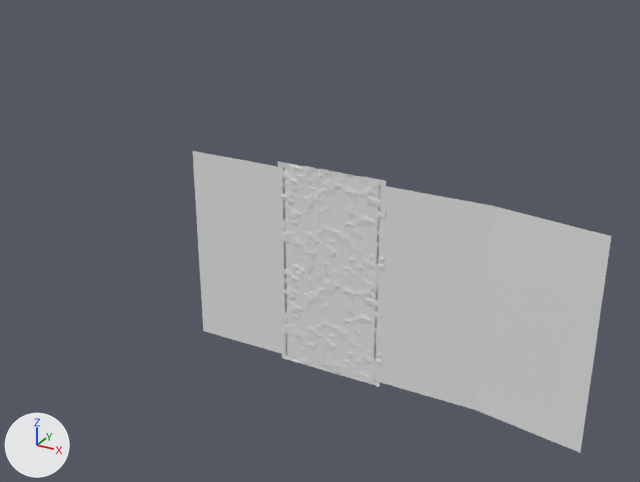
Two versions of the OBJ model ros2_ws/src/peter_robot/models/map/meshes/mapa_gazebo.obj, one commit apart.
One viewpoint serves both versions: a 50 mm camera at (9.1, -13.29, 6.33) aimed at (1.92, -0.24, -0.2). The lights are fixed; the arrows at lower left show +X, +Y and +Z. The first picture is the older version. Where no turn or scale is listed for an object, it has been applied to the vertices.

Names of what the first picture shows: 'Inclinado1', 'Inclinado2', 'Plano.001', 'Plano.002', 'Plano.003', 'Plano.004', 'Plano.010', 'Plano.016', 'Rugoso1', 'Rugoso2'.
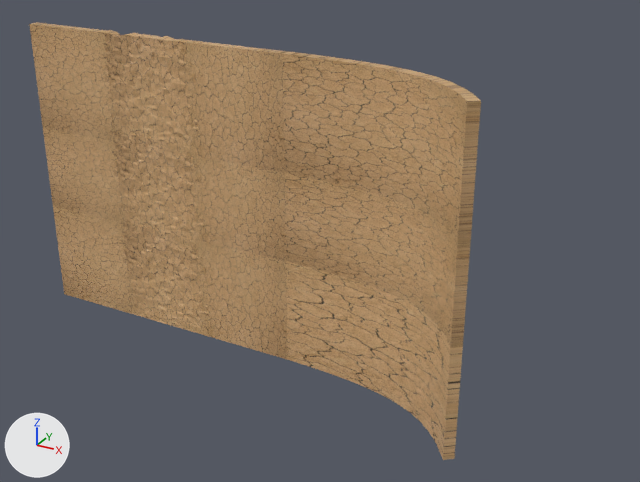
Edits to the bpy script that builds the scene:
```text
Change me_plano_001:
    verts and faces of me_plano_001; kept vertices keep their numbers, new ones are numbered from 4
    remove me_plano_001.from_pydata(...)  # 4 vertices, 1 face; spans x -1.04..1.04, y 0.0, z -1.0..1.0
    add me_plano_001.from_pydata(...)  # 8 vertices, 6 faces; spans x -1.04..1.04, y 0.0..0.2, z -0.9..0.9
    me_plano_001 part 1
    add delete_vertices([*range(0, 4)])  # with the faces that use them
    add verts[4] = (-1.04, 0.0, -0.9)  # pixel (197, 240)
    add verts[5] = (-1.04, 0.0, 0.9)  # pixel (192, 155)
    add verts[6] = (-1.04, 0.2, -0.9)
    add verts[7] = (-1.04, 0.2, 0.9)
    add for new, old in zip([*range(8, 12)], [*range(4, 8)]): verts[new] = verts[old] + (2.08, 0.0, 0.0)
    add faces += [(4, 8, 9, 5), (6, 7, 11, 10), (4, 5, 7, 6), (4, 6, 10, 8), (8, 10, 11, 9), (5, 9, 11, 7)]
    add me_plano_001.materials.append(mat_material_007)  # picture img_texture_png
Change me_plano_003:
    verts and faces of me_plano_003; kept vertices keep their numbers, new ones are numbered from 4
    remove me_plano_003.from_pydata(...)  # 4 vertices, 1 face; spans x -1.04..1.04, y 0.0, z -3.0..-1.0
    add me_plano_003.from_pydata(...)  # 8 vertices, 6 faces; spans x -1.04..1.04, y 0.0..0.2, z -3.1..-0.9
    me_plano_003 part 2
    add delete_vertices([*range(0, 4)])  # with the faces that use them
    add verts[4] = (-1.04, 0.0, -3.1)  # pixel (203, 335)
    add verts[5] = (-1.04, 0.0, -0.9)  # pixel (197, 240)
    add verts[6] = (-1.04, 0.2, -3.1)
    add verts[7] = (-1.04, 0.2, -0.9)
    add for new, old in zip([*range(8, 12)], [*range(4, 8)]): verts[new] = verts[old] + (2.08, 0.0, 0.0)
    add faces += [(4, 8, 9, 5), (6, 7, 11, 10), (4, 5, 7, 6), (4, 6, 10, 8), (8, 10, 11, 9), (5, 9, 11, 7)]
    add me_plano_003.materials.append(mat_material_008)  # picture img_texture_png
Change me_rugoso1:
    remove me_rugoso1.from_pydata(...)  # 1089 vertices, 1024 faces; spans x 0.88..3.12, y -0.03..0.03, z -3.11..-0.88
    add me_rugoso1.from_pydata(...)  # 2178 vertices, 2176 faces; spans x -3.16..-0.85, y -0.03..0.22, z -3.16..-0.87
    me_rugoso1 part 3: 2178 vertices added at x -3.16..-0.85, y -0.03..0.22, z -3.16..-0.87
    me_rugoso1 part 4: 1089 vertices removed from x 0.88..3.12, y -0.03..0.03, z -3.11..-0.88
    add me_rugoso1.materials.append(mat_home_alejo_mapa_gazebo_mtl)  # picture img_texture_png
Change me_rugoso2:
    remove me_rugoso2.from_pydata(...)  # 1089 vertices, 1024 faces; spans x 0.88..3.12, y -0.03..0.03, z -1.11..1.12
    add me_rugoso2.from_pydata(...)  # 2178 vertices, 2176 faces; spans x -3.16..-0.85, y -0.03..0.22, z -1.16..1.13
    me_rugoso2 part 5: 2178 vertices added at x -3.16..-0.85, y -0.03..0.22, z -1.16..1.13
    me_rugoso2 part 6: 1089 vertices removed from x 0.88..3.12, y -0.03..0.03, z -1.11..1.12
    add me_rugoso2.materials.append(mat_material_001)  # picture img_texture_png
Remove ob_inclinado1:
    ob_inclinado1 = bpy.data.objects.new('Inclinado1', me_inclinado1)
Remove ob_inclinado2:
    ob_inclinado2 = bpy.data.objects.new('Inclinado2', me_inclinado2)
Remove ob_plano_002:
    ob_plano_002 = bpy.data.objects.new('Plano.002', me_plano_002)
Remove ob_plano_004:
    ob_plano_004 = bpy.data.objects.new('Plano.004', me_plano_004)
Remove ob_plano_010:
    ob_plano_010 = bpy.data.objects.new('Plano.010', me_plano_010)
Remove ob_plano_016:
    ob_plano_016 = bpy.data.objects.new('Plano.016', me_plano_016)
Add ob_rugoso2_001:
    ob_rugoso2_001 = bpy.data.objects.new('Rugoso2.001', me_rugoso2_001)  # 2178 vertices, 2176 faces; spans x -3.16..-0.85, y -0.03..0.22, z 0.84..3.13; in mat_material_005 (picture img_texture_png)
    ob_rugoso2_001.location = (0.0, 0.0, 0.0)
Add ob_planorugoso3:
    ob_planorugoso3 = bpy.data.objects.new('PlanoRugoso3', me_planorugoso3)  # a box spanning x -5.0..-3.0, y 0.0..0.21, z 0.9..3.1; in mat_material_002 (picture img_texture_png)
    ob_planorugoso3.location = (0.0, 0.0, 0.0)
Add ob_planorugoso2:
    ob_planorugoso2 = bpy.data.objects.new('PlanoRugoso2', me_planorugoso2)  # a box spanning x -5.0..-3.0, y 0.0..0.21, z -0.9..0.9; in mat_material_003 (picture img_texture_png)
    ob_planorugoso2.location = (0.0, 0.0, 0.0)
Add ob_planorugoso1:
    ob_planorugoso1 = bpy.data.objects.new('PlanoRugoso1', me_planorugoso1)  # a box spanning x -5.0..-3.0, y 0.0..0.2, z -3.1..-0.9; in mat_material_004 (picture img_texture_png)
    ob_planorugoso1.location = (0.0, 0.0, 0.0)
Add ob_plano_005:
    ob_plano_005 = bpy.data.objects.new('Plano.005', me_plano_005)  # a box spanning x -1.04..1.04, y 0.0..0.2, z 0.9..3.1; in mat_material_006 (picture img_texture_png)
    ob_plano_005.location = (0.0, 0.0, 0.0)
Add ob_inclinadoexp2:
    ob_inclinadoexp2 = bpy.data.objects.new('InclinadoExp2', me_inclinadoexp2)  # 578 vertices, 576 faces; spans x 1.0..5.16, y -1.52..0.21, z -3.1..-0.9; in mat_home_alejo_mapa_gazebo_mtl_001 (picture img_texture_png)
    ob_inclinadoexp2.location = (0.0, 0.0, 0.0)
Add ob_inclinadoexp1_001:
    ob_inclinadoexp1_001 = bpy.data.objects.new('InclinadoExp1.001', me_inclinadoexp1_001)  # 578 vertices, 576 faces; spans x 1.0..5.16, y -1.52..0.21, z 0.9..3.1; in mat_material_010 (picture img_texture_png)
    ob_inclinadoexp1_001.location = (0.0, 0.0, 0.0)
Add ob_inclinadoexp1:
    ob_inclinadoexp1 = bpy.data.objects.new('InclinadoExp1', me_inclinadoexp1)  # 578 vertices, 576 faces; spans x 1.0..5.16, y -1.52..0.21, z -0.9..0.9; in mat_material_009 (picture img_texture_png)
    ob_inclinadoexp1.location = (0.0, 0.0, 0.0)
```

Where the change shows, as pixel boxes (x1, y1, x2, y2) in the pictures (640 x 482 px):
'InclinadoExp1.001', added (brown)
    after: (282, 51, 481, 244)
'InclinadoExp2', added (brown)
    after: (286, 261, 463, 460)
'InclinadoExp1', added (brown)
    after: (284, 173, 470, 347)
'Inclinado1', deleted
    before: (484, 205, 611, 351)
'Rugoso2', reshaped, recoloured
    before: (278, 162, 386, 292)
    after: (111, 131, 203, 249)
'Rugoso1', reshaped, recoloured (13% narrower, 9% shorter)
    before: (280, 260, 382, 387)
    after: (120, 222, 209, 337)
'Plano.002', deleted
    before: (377, 185, 493, 313)
'Inclinado2', deleted
    before: (476, 314, 595, 453)
'Plano.005', added (brown)
    after: (186, 40, 288, 173)
'Plano.004', deleted
    before: (374, 288, 484, 410)
'Rugoso2.001', added (brown)
    after: (101, 30, 198, 156)
'Plano.003', reshaped, recoloured (white to brown, 8% taller)
    before: (198, 245, 288, 355)
    after: (198, 241, 288, 360)
'PlanoRugoso3', added (brown)
    after: (29, 22, 115, 141)
'PlanoRugoso1', added (brown)
    after: (53, 206, 132, 314)
'PlanoRugoso2', added (brown)
    after: (43, 128, 123, 222)
'Plano.010', deleted
    before: (282, 167, 381, 287)
'Plano.016', deleted
    before: (284, 266, 378, 381)
part 1 of me_plano_001, reshaped
    before: (193, 151, 286, 266)
    after: (193, 156, 286, 261)
part 3 of me_rugoso1, added (brown)
    after: (120, 222, 209, 337)
part 4 of me_rugoso1, deleted
    before: (280, 260, 382, 387)
part 5 of me_rugoso2, added (brown)
    after: (111, 131, 203, 249)
part 6 of me_rugoso2, deleted
    before: (278, 162, 386, 292)
